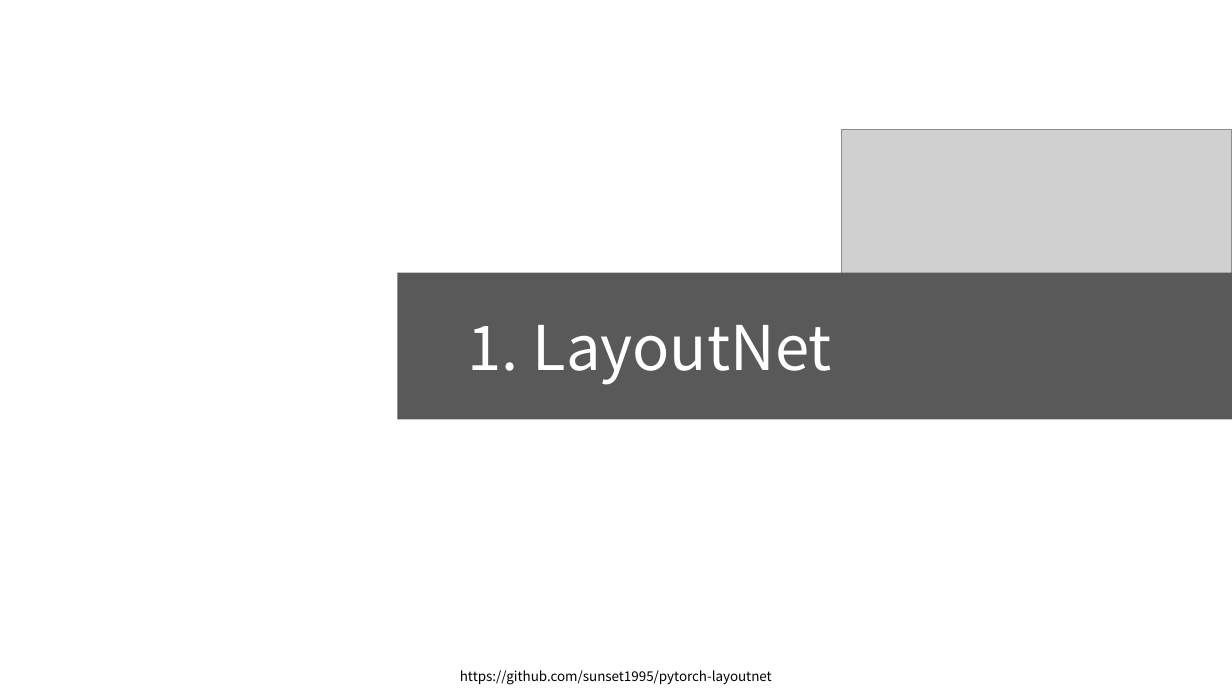
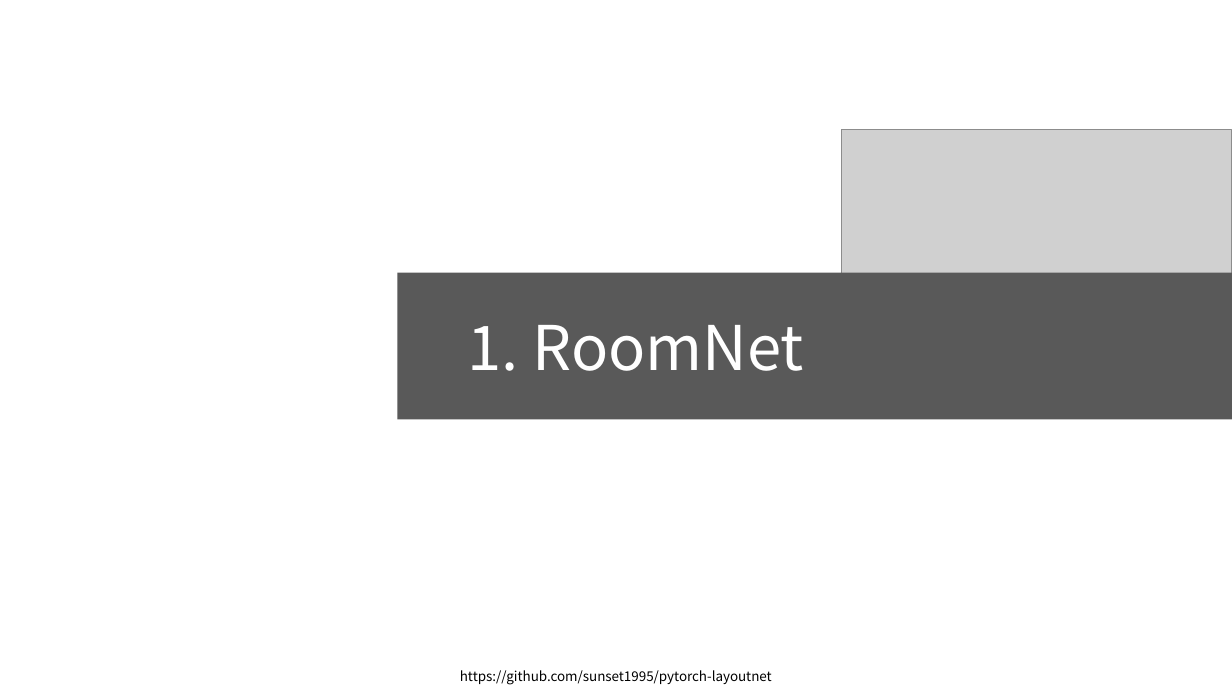
Before and after one commit to arittung/3D_Room_Layout_estimation, a slide deck: slide 3 of LayoutNet-HorizonNet-HoHoNet 정리.pptx. Drawn at 1232x693 pixels with LibreOffice and Linux fonts; fonts in the diff are those of the drawing; grey boxes stand for pictures. Boxes give left, top, right and bottom in pixels: in the first picture for what was removed or moved away, otherwise in the second. Text is boxed around its words. In the diff, an @@ line names an element or a change of style, - is before the commit and + after.

Commit message:
add layoutnet 정리

```diff
--- a/LayoutNet-HorizonNet-HoHoNet 정리.pptx
+++ b/LayoutNet-HorizonNet-HoHoNet 정리.pptx
@@ text at bbox=[468, 325, 804, 371]: text changed @@
-1. LayoutNet
+1. RoomNet
```
Also in this commit, not shown: 15 other slides changed, 12 slides added, 2 other files.
